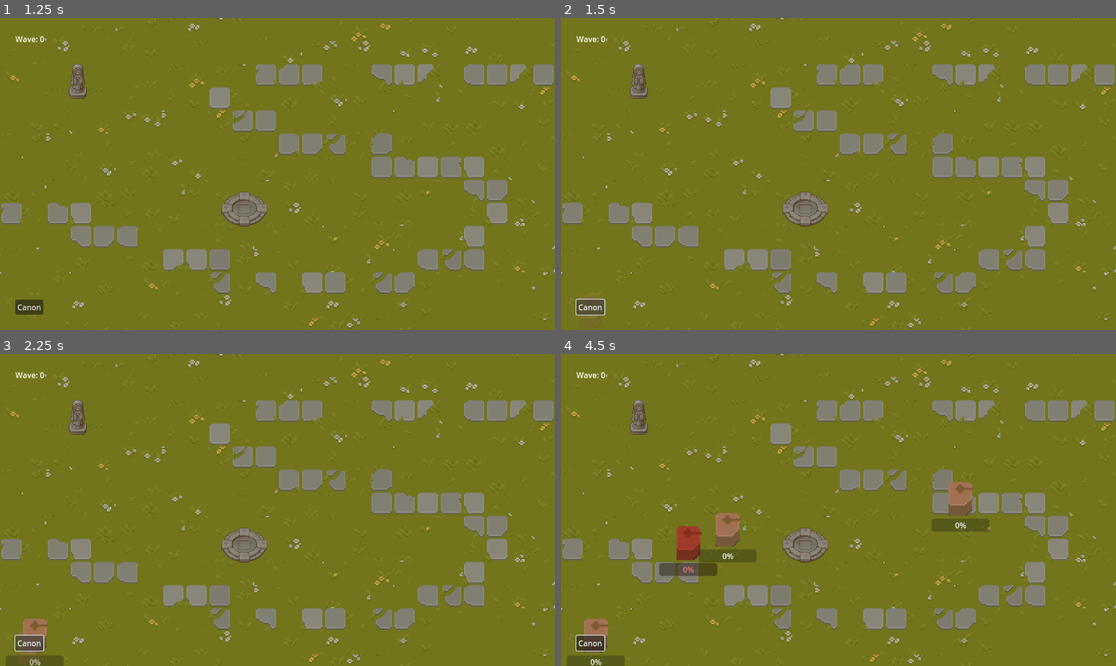
Above: before the commit, frames 1-4 (two rows, left to right).
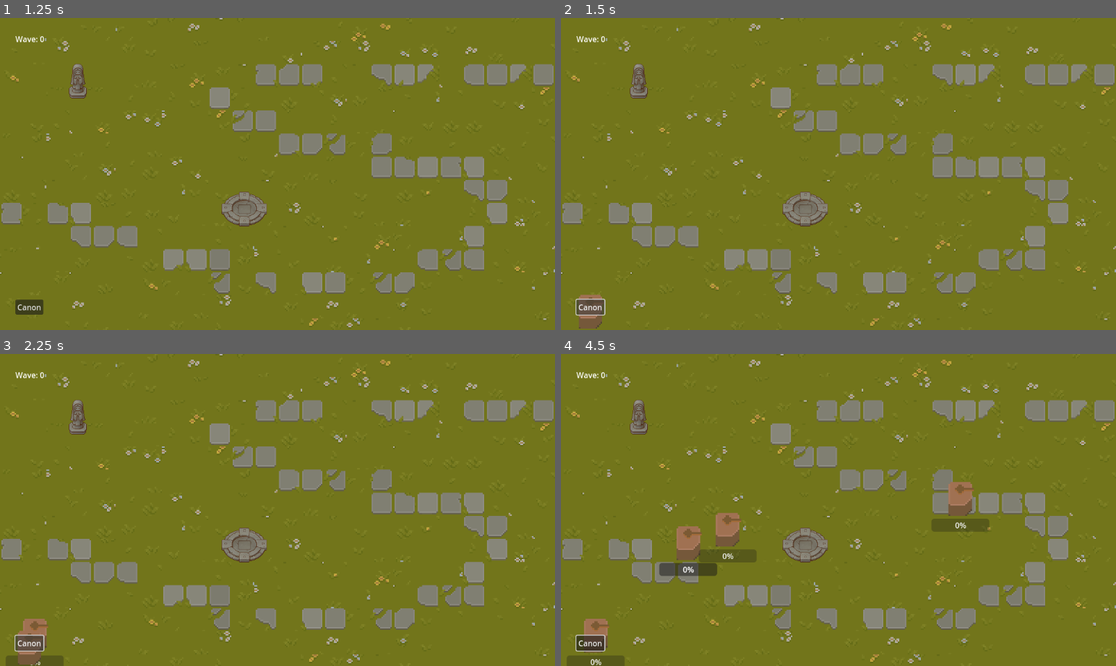
Above: after the commit, the same moments.

Repository: Kinsteen/tower-defense
Game: Godot game, scene res://Main.tscn
Two runs of this game, one before a commit and one after it. Both use one fixed random seed, a clock stepped at 60 frames per second and the inputs below.
Inputs (mouse positions are in pixels of both pictures, inside the frame that each line leads up to):
- Up to frame 1 (1.25 s): click "Play" at 0.5 s
- Up to frame 2 (1.5 s): click "Canon" at 1.25 s
- Up to frame 3 (2.25 s): click "Canon" at 2 s
- Up to frame 4 (4.5 s): click "Canon" at 2.75 s; tap Enter at 3.5 s; move the mouse to (960, 494) at 3.52 s; hold Shift 3.53-4.25 s; click (960, 494) at 3.67 s; tap Space at 4.25 s; drag from (727, 525) to (594, 631) at 4.27 s

Frame 1 is identical in both runs. In frame 2, less than 0.1% of the frame differs, in the area x 3-8%, y 88-100%; in frame 3, less than 0.1%; in frame 4, 0.5%, in the area x 20-26%, y 55-71%.

Commit message:
Reorganize some files + fix canon switching targets too often

Diff:
--- a/Main.gd
+++ b/Main.gd
@@ -3,7 +3,6 @@
 @onready var ingame_menu = $CanvasLayer/IngameMenu as Control
 @onready var play_menu = $CanvasLayer/PlayMenu as Control
 @onready var game_scene = $GameScene as Node2D
-@onready var overlay = $CanvasLayer/Overlay
 
 # TODO maybe use a list of screens on top of each other?
 # easier pop/push
@@ -23,13 +22,11 @@
 func _pause():
 	ingame_menu.hide()
 	play_menu.show()
-	overlay.show()
 	get_tree().paused = true
 
 func _unpause():
 	ingame_menu.show()
 	play_menu.hide()
-	overlay.hide()
 	get_tree().paused = false
 
 func _on_play_button_pressed():
--- a/Main.tscn
+++ b/Main.tscn
@@ -2,8 +2,8 @@
 
 [ext_resource type="PackedScene" uid="uid://bfoo1xws3rdfg" path="res://scenes/GameScene.tscn" id="1_nrqe5"]
 [ext_resource type="Script" path="res://Main.gd" id="1_wtccw"]
-[ext_resource type="PackedScene" uid="uid://14wbidvbiea3" path="res://scenes/IngameMenu.tscn" id="3_4hcwp"]
-[ext_resource type="PackedScene" uid="uid://os1vttqaqpql" path="res://scenes/PlayMenu.tscn" id="3_uenj2"]
+[ext_resource type="PackedScene" uid="uid://14wbidvbiea3" path="res://scenes/gui/IngameMenu.tscn" id="3_4hcwp"]
+[ext_resource type="PackedScene" uid="uid://os1vttqaqpql" path="res://scenes/gui/PlayMenu.tscn" id="3_uenj2"]
 
 [node name="Main" type="Node"]
 process_mode = 3
@@ -13,14 +13,6 @@
 
 [node name="IngameMenu" parent="CanvasLayer" instance=ExtResource("3_4hcwp")]
 
-[node name="Overlay" type="ColorRect" parent="CanvasLayer"]
-modulate = Color(0, 0, 0, 0.54902)
-anchors_preset = 15
-anchor_right = 1.0
-anchor_bottom = 1.0
-grow_horizontal = 2
-grow_vertical = 2
-
 [node name="PlayMenu" parent="CanvasLayer" instance=ExtResource("3_uenj2")]
 
 [node name="GameScene" parent="." instance=ExtResource("1_nrqe5")]
--- a/scenes/Bullet.tscn
+++ b/prefabs/Bullet.tscn
@@ -1,18 +1,18 @@
 [gd_scene load_steps=4 format=3 uid="uid://bf7e3meg44dvd"]
 
-[ext_resource type="Texture2D" uid="uid://bsmp4qstqbqj" path="res://textures/bullet.png" id="1_dp44w"]
-[ext_resource type="Script" path="res://scenes/Bullet.gd" id="1_pb4ca"]
+[ext_resource type="Script" path="res://prefabs/Bullet.gd" id="1_3tedu"]
+[ext_resource type="Texture2D" uid="uid://bsmp4qstqbqj" path="res://textures/bullet.png" id="2_eqsow"]
 
 [sub_resource type="RectangleShape2D" id="RectangleShape2D_fhtlv"]
 size = Vector2(26, 12)
 
 [node name="Bullet" type="Area2D"]
-script = ExtResource("1_pb4ca")
+script = ExtResource("1_3tedu")
 speed = 20.0
 
 [node name="Sprite2D" type="Sprite2D" parent="."]
 scale = Vector2(2, 2)
-texture = ExtResource("1_dp44w")
+texture = ExtResource("2_eqsow")
 
 [node name="CollisionShape2D" type="CollisionShape2D" parent="."]
 position = Vector2(1, 0)
--- a/prefabs/Canon.gd
+++ b/prefabs/Canon.gd
@@ -1,10 +1,17 @@
 extends Building
 
-@onready var timer = $Timer
+const BULLET = preload("res://prefabs/Bullet.tscn")
+
+@onready var timer = $Timer as Timer
 @export var GOAL: Node2D
 @export var rotate_speed_deg: float = 30
 
+# We're constantly updating 'next_target' with the closest target we have.
+# We shoot at 'target', and after we shoot, we update 'target' to 'next_target'
+# That way, we can't change target until we've taken a shot
 var target: Node2D
+var next_target: Node2D
+
 var _lock_on_target := false:
 	set(val):
 		if val && !_lock_on_target && timer.is_stopped():
@@ -12,12 +19,9 @@
 			shoot()
 		_lock_on_target = val
 
-const BULLET = preload("res://scenes/Bullet.tscn")
-
-# Custom Canon behavior
-func _ready():
-	super()
-
+func _process(delta):
+	$BuildingHealth/ProgressBar.value = timer.time_left * 100
+	$BuildingHealth/ProgressBar.max_value = timer.wait_time * 100
 
 func _physics_process(delta):
 	var closer_body: Node2D = null
@@ -31,20 +35,22 @@
 				closer_body = body
 				_dist = d
 
-	target = closer_body
+	next_target = closer_body
+
+	if target == null and next_target != null and timer.is_stopped():
+		target = next_target
 
 	if target != null:
 		var angle_left = $Gun.get_angle_to(target.global_position) # Why global?
 		var max_speed = deg_to_rad(rotate_speed_deg) * delta
 		angle_left = clampf(angle_left, -max_speed, max_speed)
 		$Gun.rotate(angle_left)
-		_lock_on_target = abs(angle_left) < deg_to_rad(rotate_speed_deg) * delta
-	else:
-		timer.stop()
+		_lock_on_target = abs(angle_left) < max_speed
 
 func _on_timer_timeout():
 	if _lock_on_target:
 		shoot()
+	target = next_target
 
 # Is called when we just locked on target and timer is stopped,
 # or when timer times out and we're already locked on target
--- a/prefabs/Canon.tscn
+++ b/prefabs/Canon.tscn
@@ -29,5 +29,6 @@
 offset = Vector2(0, 0.5)
 
 [node name="Timer" type="Timer" parent="."]
+one_shot = true
 
 [connection signal="timeout" from="Timer" to="." method="_on_timer_timeout"]
--- a/scenes/GameScene.gd
+++ b/scenes/GameScene.gd
@@ -1,7 +1,7 @@
 extends Node2D
 
 var canon := preload("res://prefabs/Canon.tscn")
-const BUILDING_HEALTH = preload("res://scenes/BuildingHealth.tscn")
+const BUILDING_HEALTH = preload("res://scenes/gui/BuildingHealth.tscn")
 
 # Called when the node enters the scene tree for the first time.
 func _ready():
--- a/scenes/BuildingPopup.gd
+++ b/scenes/gui/BuildingPopup.gd
@@ -2,7 +2,7 @@
 
 var parent: Building
 
-const BUILDING_POPUP = preload("res://scenes/BuildingPopup.tscn")
+const BUILDING_POPUP = preload("res://scenes/gui/BuildingPopup.tscn")
 
 # Called when the node enters the scene tree for the first time.
 func _ready():
--- a/scenes/BuildingPopup.tscn
+++ b/scenes/gui/BuildingPopup.tscn
@@ -1,11 +1,11 @@
 [gd_scene load_steps=2 format=3 uid="uid://bkijakqddxwui"]
 
-[ext_resource type="Script" path="res://scenes/BuildingPopup.gd" id="1_sl8fw"]
+[ext_resource type="Script" path="res://scenes/gui/BuildingPopup.gd" id="1_e7tyo"]
 
 [node name="BuildingPopup" type="Control" groups=["building_popup"]]
 layout_mode = 3
 anchors_preset = 0
-script = ExtResource("1_sl8fw")
+script = ExtResource("1_e7tyo")
 
 [node name="VBoxContainer" type="VBoxContainer" parent="."]
 layout_mode = 0
--- a/scenes/IngameMenu.tscn
+++ b/scenes/gui/IngameMenu.tscn
@@ -1,6 +1,6 @@
 [gd_scene load_steps=2 format=3 uid="uid://14wbidvbiea3"]
 
-[ext_resource type="Script" path="res://scenes/IngameMenu.gd" id="1_nqv1h"]
+[ext_resource type="Script" path="res://scenes/gui/IngameMenu.gd" id="1_nqv1h"]
 
 [node name="IngameMenu" type="Control"]
 layout_mode = 3
--- a/scenes/PlayMenu.tscn
+++ b/scenes/gui/PlayMenu.tscn
@@ -1,6 +1,6 @@
 [gd_scene load_steps=3 format=3 uid="uid://os1vttqaqpql"]
 
-[ext_resource type="Script" path="res://scenes/PlayMenu.gd" id="1_byi28"]
+[ext_resource type="Script" path="res://scenes/gui/PlayMenu.gd" id="1_byi28"]
 
 [sub_resource type="LabelSettings" id="LabelSettings_vdvc4"]
 font_size = 64
@@ -14,6 +14,15 @@
 grow_vertical = 2
 mouse_filter = 2
 script = ExtResource("1_byi28")
+
+[node name="Overlay" type="ColorRect" parent="."]
+modulate = Color(0, 0, 0, 0.54902)
+layout_mode = 1
+anchors_preset = 15
+anchor_right = 1.0
+anchor_bottom = 1.0
+grow_horizontal = 2
+grow_vertical = 2
 
 [node name="VBoxContainer" type="VBoxContainer" parent="."]
 layout_mode = 1
--- a/scripts/Building.gd
+++ b/scripts/Building.gd
@@ -1,6 +1,6 @@
 class_name Building extends Node2D
 
-const BUILDING_POPUP = preload("res://scenes/BuildingPopup.tscn")
+const BUILDING_POPUP = preload("res://scenes/gui/BuildingPopup.tscn")
 
 enum State {
 	IDLE,
Renamed: scenes/Bullet.gd -> prefabs/Bullet.gd
Renamed: scenes/BuildingHealth.tscn -> scenes/gui/BuildingHealth.tscn
Renamed: scenes/IngameMenu.gd -> scenes/gui/IngameMenu.gd
Renamed: scenes/PlayMenu.gd -> scenes/gui/PlayMenu.gd
